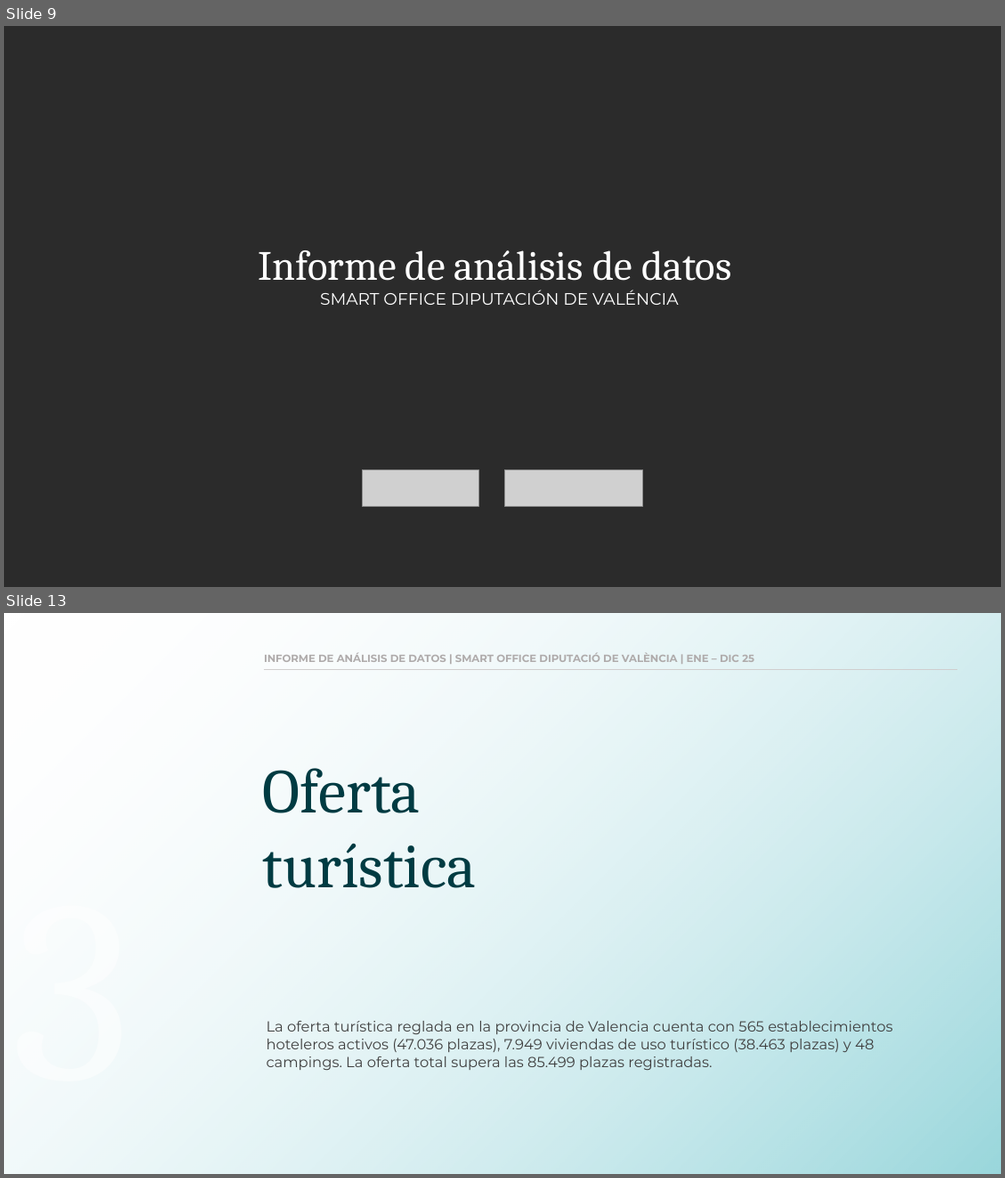
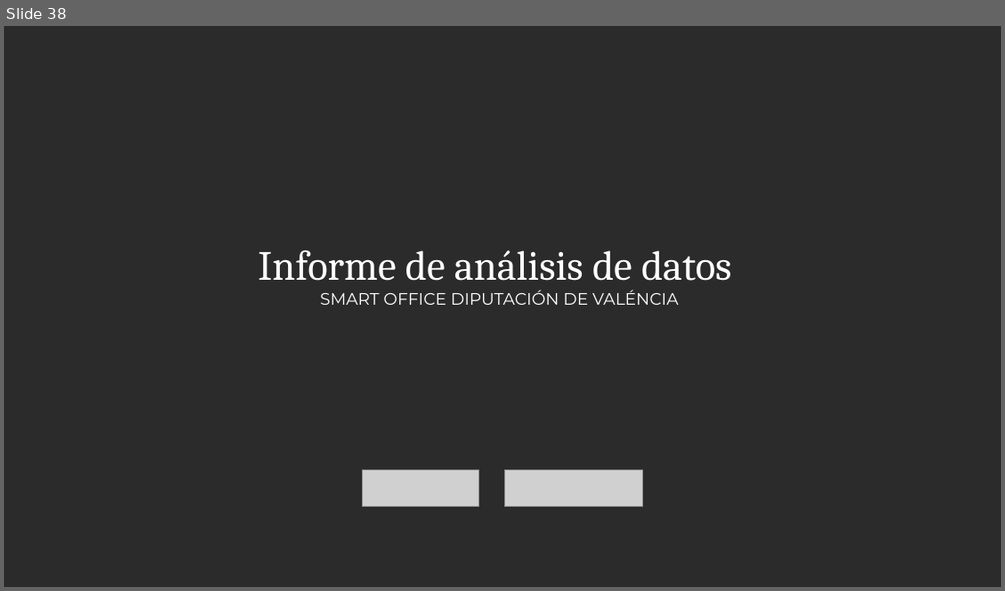
Before and after one commit to sienconsulting/informesdatosdival, a slide deck: Informe_DIVAL_2025.pptx. Shown one above the other, each under a label of ours: slides 9 and 13 before the commit, slide 38 after it; the slides between them are not shown. The pictures are 1005x1178 and 1005x591 pixels, drawn with LibreOffice and Linux fonts; fonts in the diff are those of the drawing; grey boxes stand for pictures; background and template pictures are left out; a plain dark background stands for a picture behind light text. Boxes give left, top, right and bottom in pixels: in the first picture for what was removed or moved away, otherwise in the second. Text is boxed around its words. In the diff, an @@ line names an element or a change of style, - is before the commit and + after.

```diff
--- a/Informe_DIVAL_2025.pptx
+++ b/Informe_DIVAL_2025.pptx
@@ slide 13 removed at <box>4,613,1001,1174</box>, background #FFFFFF @@
@@ rectangle removed at <box>4,613,1001,1174</box> @@
@@ text removed at <box>264,652,754,662</box> @@
-INFORME DE ANÁLISIS DE DATOS | SMART OFFICE DIPUTACIÓ DE VALÈNCIA | ENE – DIC 25
@@ line removed from (264, 670) to (957, 670) @@
@@ text removed at <box>262,768,476,888</box> @@
-Oferta
-turística
@@ text removed at <box>4,817,217,933</box> @@
-3
@@ text removed at <box>267,1021,892,1070</box> @@
-La oferta turística reglada en la provincia de Valencia cuenta con 565 establecimientos hoteleros activos (47.036 plazas), 7.949 viviendas de uso turístico (38.463 plazas) y 48 campings. La oferta total supera las 85.499 plazas registradas.
@@ what was slide 9 is now slide 38 @@
```
Also in this commit, not shown: 1 slide changed, 36 slides added, 15 other slides removed, 1 other file.
